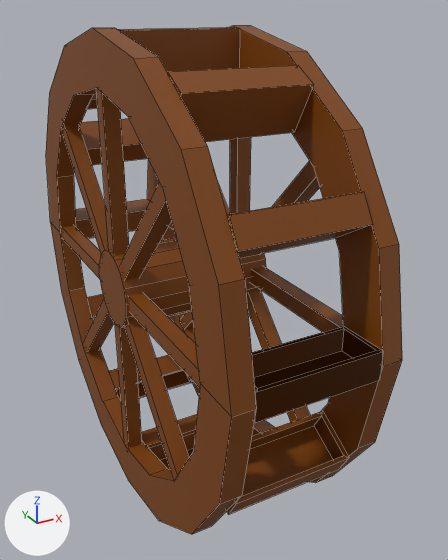
Before and after pictures for a commit that changed the Blender file Assets/Models/Other/waterWheel.blend.
The view is the same before and after, from a 50 mm camera at (-2.09, -4.54, 2.13) aimed at (0.3, -0.19, -0.05). Arrows for +X, +Y and +Z are at lower left; the lights stay in place. Mesh edges are drawn as thin lines.

The older version as bpy lines, for what is in view:
```python
me_cylinder = bpy.data.meshes.new('Cylinder')
me_cylinder.from_pydata(...)  # 432 vertices, 320 faces; spans x -0.65..0.65, y -2.0..2.0, z -2.0..2.0
me_cylinder.materials.append(mat_wood)  # brown #804400
ob_wheel = bpy.data.objects.new('Wheel', me_cylinder)
ob_wheel.location = (0.0, 0.0, 0.0)
```
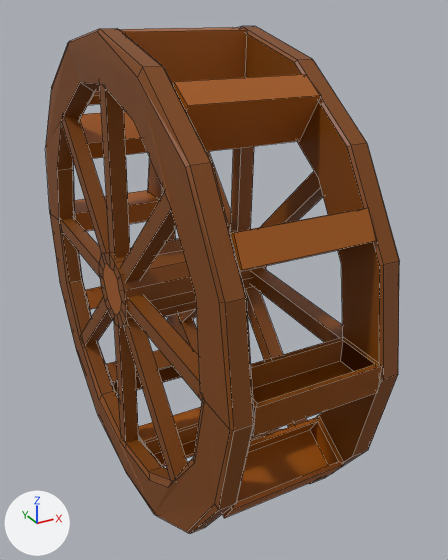
Boxes [x1, y1, x2, y2] around the edits, measured in the pictures (448 x 560 px; the box of a moved part takes in the faces that stretch with it):
'Wheel', reshaped, turned: before [46, 26, 402, 534]; after [45, 26, 400, 534]
part 1 of me_cylinder, moved or reshaped: before [46, 26, 402, 534]; after [45, 26, 400, 534]
part 2 of me_cylinder, built on: before [99, 238, 266, 328]; after [99, 228, 266, 328]
part 3 of me_cylinder, recoloured: before [75, 27, 384, 514]; after [74, 27, 382, 518]

What the commit changed:
Material 'LightWood' (mat_lightwood) is new.
Its base color is (0.382, 0.0967, 0.0) (brown #a65800).
me_cylinder is used by ob_wheel; location (0.0, 0.0, 0.0).
me_cylinder had 432 vertices, 320 faces and spanned x -0.65..0.65, y -2.0..2.0, z -2.0..2.0.
me_cylinder now has 566 vertices, 452 faces and spans x -0.66..0.67, y -2.0..2.0, z -2.0..2.0.
me_cylinder part 1: 7 vertices moved from x -0.65..0.65, y -2.0..2.0, z -0.77..0.0 to x -0.5..0.63, y -2.0..2.0, z -0.02..0.61; 97 vertices removed from x -0.65..0.65, y -2.0..2.0, z -2.0..2.0; 199 vertices added at x -0.66..0.67, y -2.0..2.0, z -2.0..2.0.
me_cylinder part 2: 3 vertices moved from x -0.65..0.65, y -0.13..0.3, z -0.13..0.3 to x -0.65..0.65, y -0.15..0.16, z -0.16..0.16; 11 vertices removed from x -0.65..0.65, y -0.33..0.33, z -0.33..0.33; 43 vertices added at x -0.66..0.65, y -0.32..0.32, z -0.32..0.32.
me_cylinder part 3: 158 faces spanning x -0.48..0.48, y -1.99..1.99, z -1.99..1.99 switch from mat_wood (brown #804400) to mat_lightwood (brown #a65800).
Object 'Wheel' (ob_wheel) turns from (0, 0, 0) to (3, 0, 0) degrees about x, y and z.
